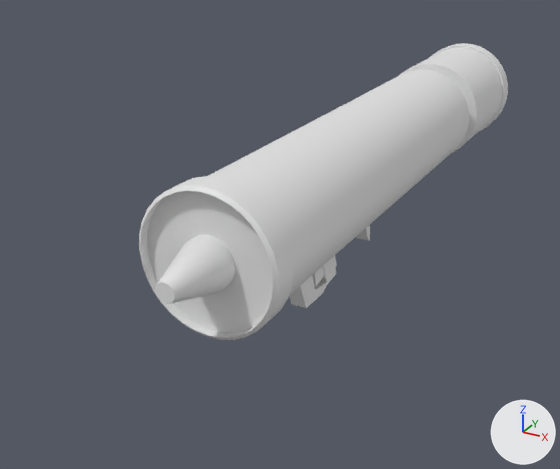
An edit to the Blender file Blender Files/Vector Draft.blend, drawn before and after from the same camera.
Before and after are seen from a 50 mm camera at (3.8, -7.93, 4.0) aimed at (-0.59, 0.05, 0.01). The axes (+X, +Y, +Z) are drawn at lower right. The lights are the same throughout.

In view in the first picture: 'Rocket Launcher', 'Vector'.
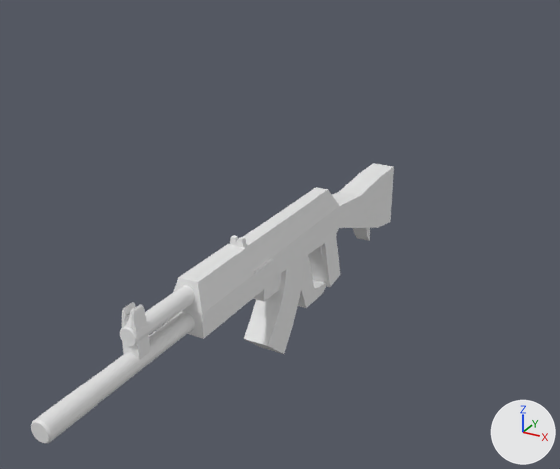
Patch to the scene script:
```diff
--- a/Blender Files/Vector Draft.blend.py
+++ b/Blender Files/Vector Draft.blend.py
@@ me_cube_002 @@
+me_cube_002.from_pydata(...)  # 778 vertices, 712 faces; spans x -0.19..0.19, y -4.7..2.05, z -0.86..0.87
@@ ob_rocket_launcher @@
 _m = ob_rocket_launcher.modifiers.new('EdgeSplit', 'EDGE_SPLIT')
+ob_rocket_launcher.hide_set(True)
@@ ob_cube @@
+ob_cube = bpy.data.objects.new('Cube', me_cube_002)
+ob_cube.location = (0.0, 0.0, 0.0)
```

What differs and where, as boxes [x1, y1, x2, y2] in the pictures (560 x 469 px):
'Rocket Launcher', hidden: before [139, 43, 508, 340]
'Cube', added: after [31, 163, 394, 443]
